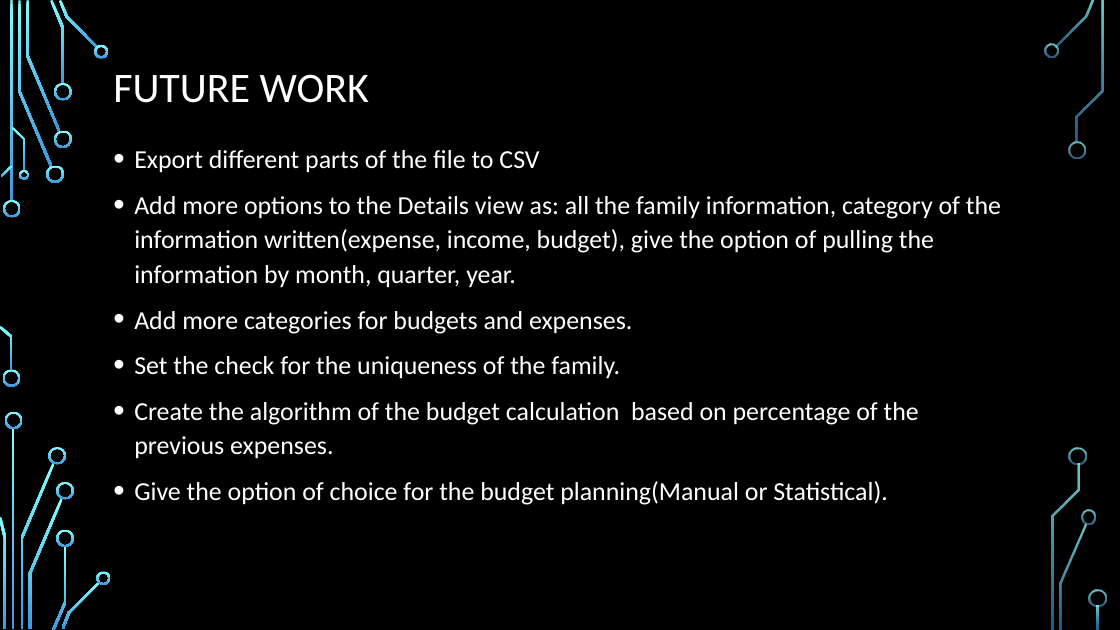
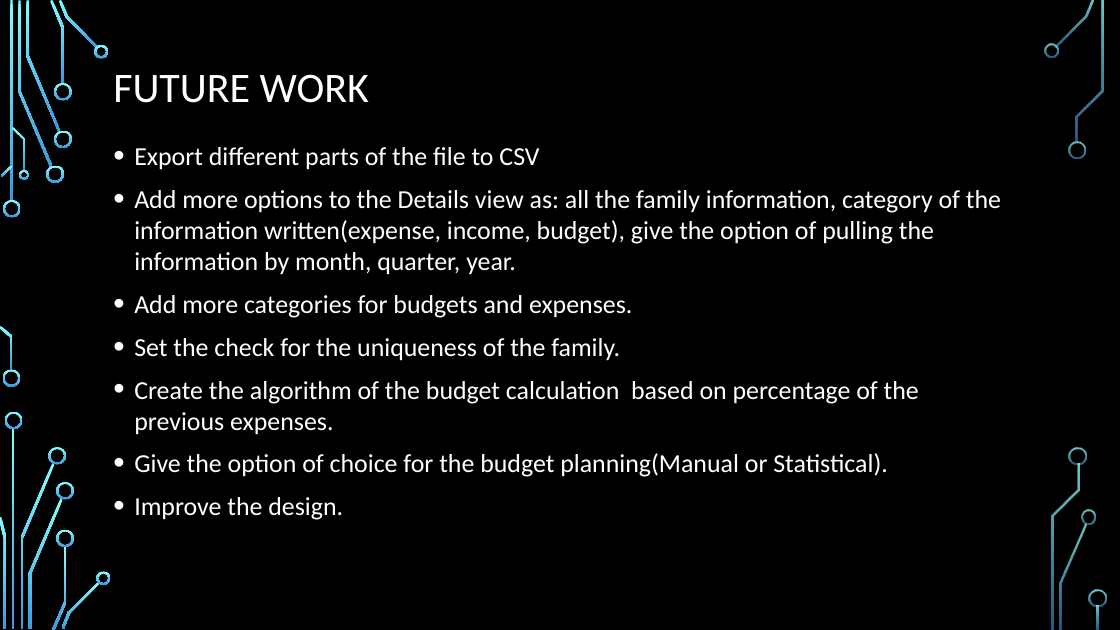
Before and after one commit to loritta/java2-familybei, a slide deck: slide 12 of Presentation_TP_Larisa_evening.pptx. Drawn at 1120x630 pixels with LibreOffice and Linux fonts; fonts in the diff are those of the drawing; background and template pictures are left out. Boxes give left, top, right and bottom in pixels: in the first picture for what was removed or moved away, otherwise in the second. Text is boxed around its words. In the diff, an @@ line names an element or a change of style, - is before the commit and + after.

```diff
--- a/Presentation_TP_Larisa_evening.pptx
+++ b/Presentation_TP_Larisa_evening.pptx
@@ text at (134, 147, 1001, 477): line spacing 1.1 to 1 @@
@@ text at (134, 497, 343, 520): paragraph added @@
+• Improve the design.
```
Also in this commit, not shown: 4 other slides changed, 5 other files.
